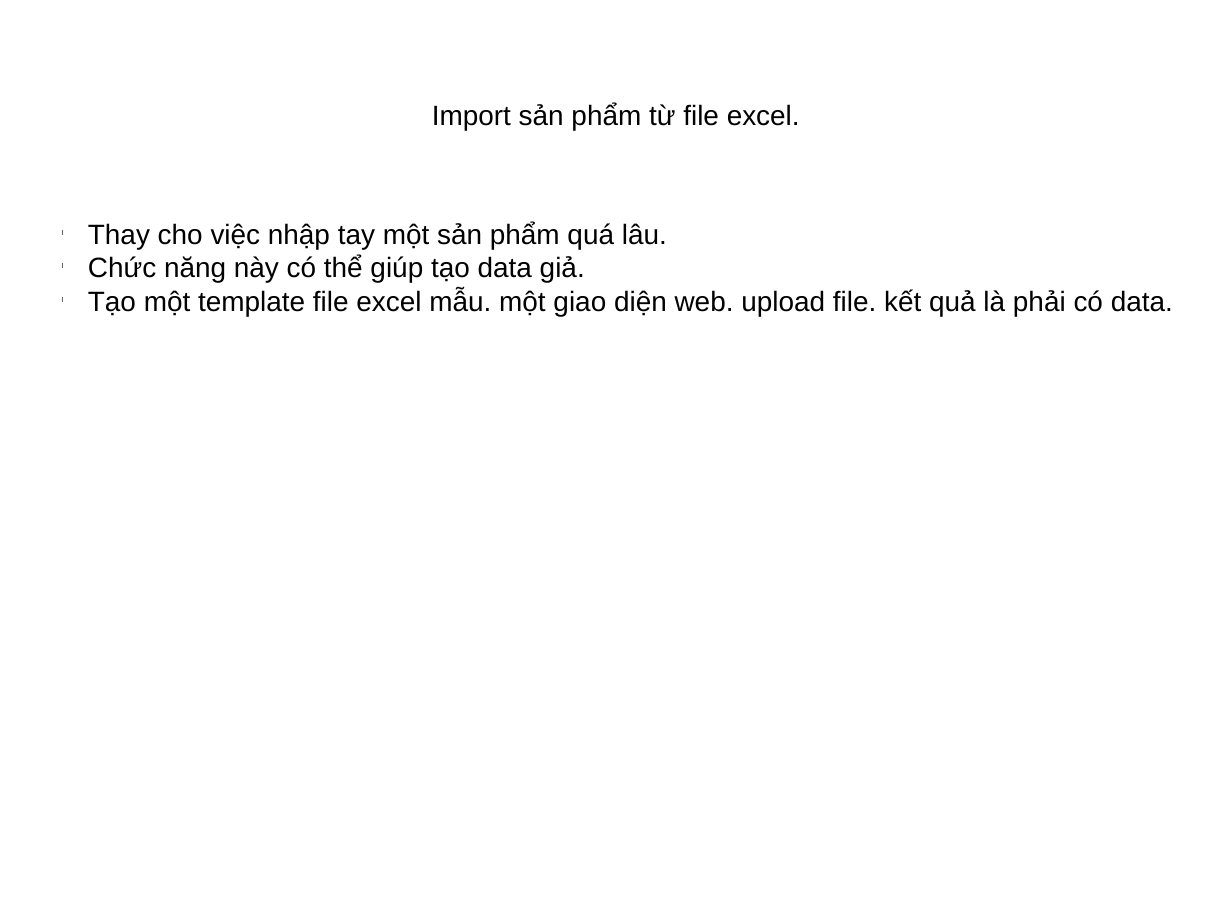
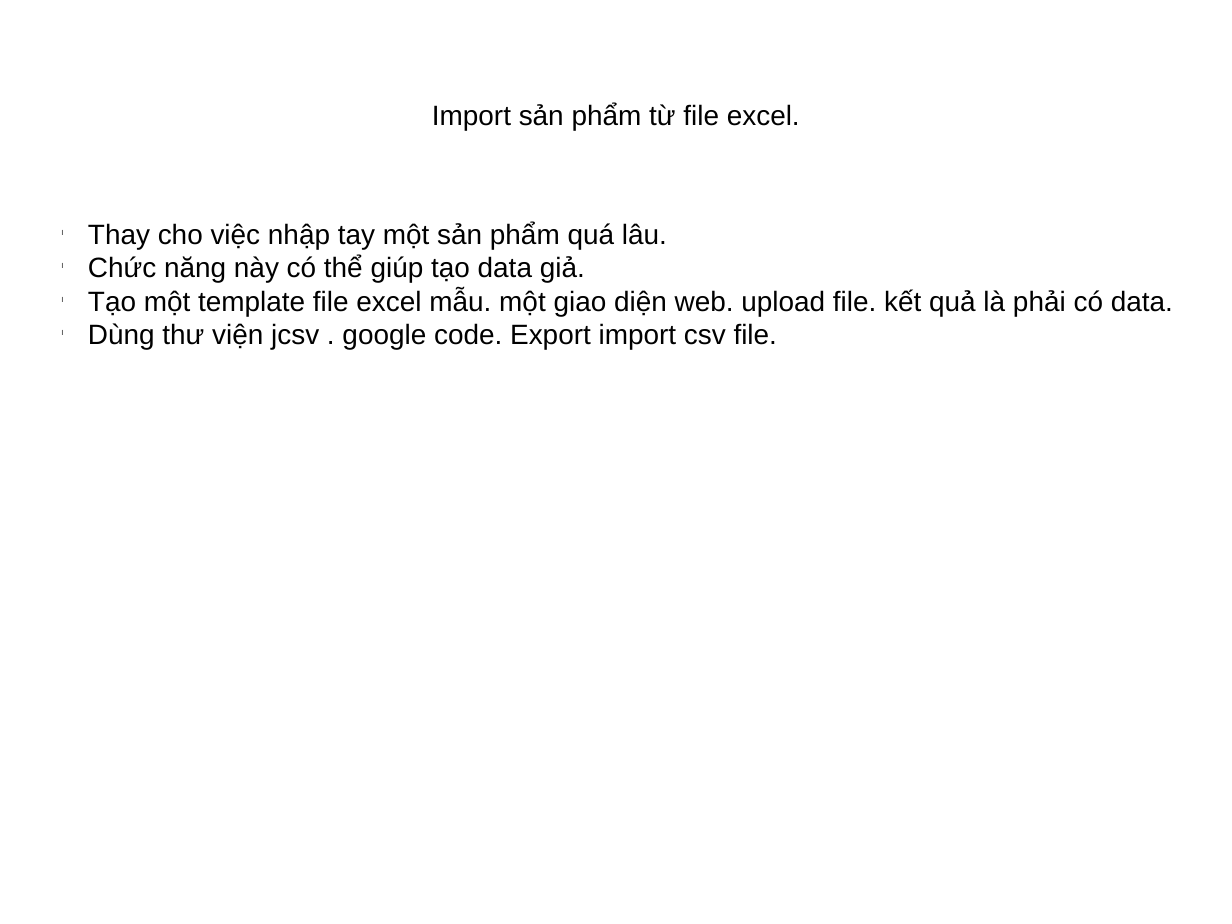
Before and after one commit to aoteman9527/for-imagine-world, a slide deck: slide 7 of DOCUMENTs/Module Ban Hang/Overview.Shopping.Module.v.0.0.2.pptx (slide 6 before the commit). Drawn at 1232x924 pixels with LibreOffice and Linux fonts; fonts in the diff are those of the drawing. Boxes give left, top, right and bottom in pixels: in the first picture for what was removed or moved away, otherwise in the second. Text is boxed around its words. In the diff, an @@ line names an element or a change of style, - is before the commit and + after.

```diff
--- a/DOCUMENTs/Module Ban Hang/Overview.Shopping.Module.v.0.0.2.pptx
+++ b/DOCUMENTs/Module Ban Hang/Overview.Shopping.Module.v.0.0.2.pptx
@@ text at (88, 323, 777, 349): paragraph added @@
+l Dùng thư viện jcsv . google code. Export import csv file.
```
Also in this commit, not shown: 1 slide added.
